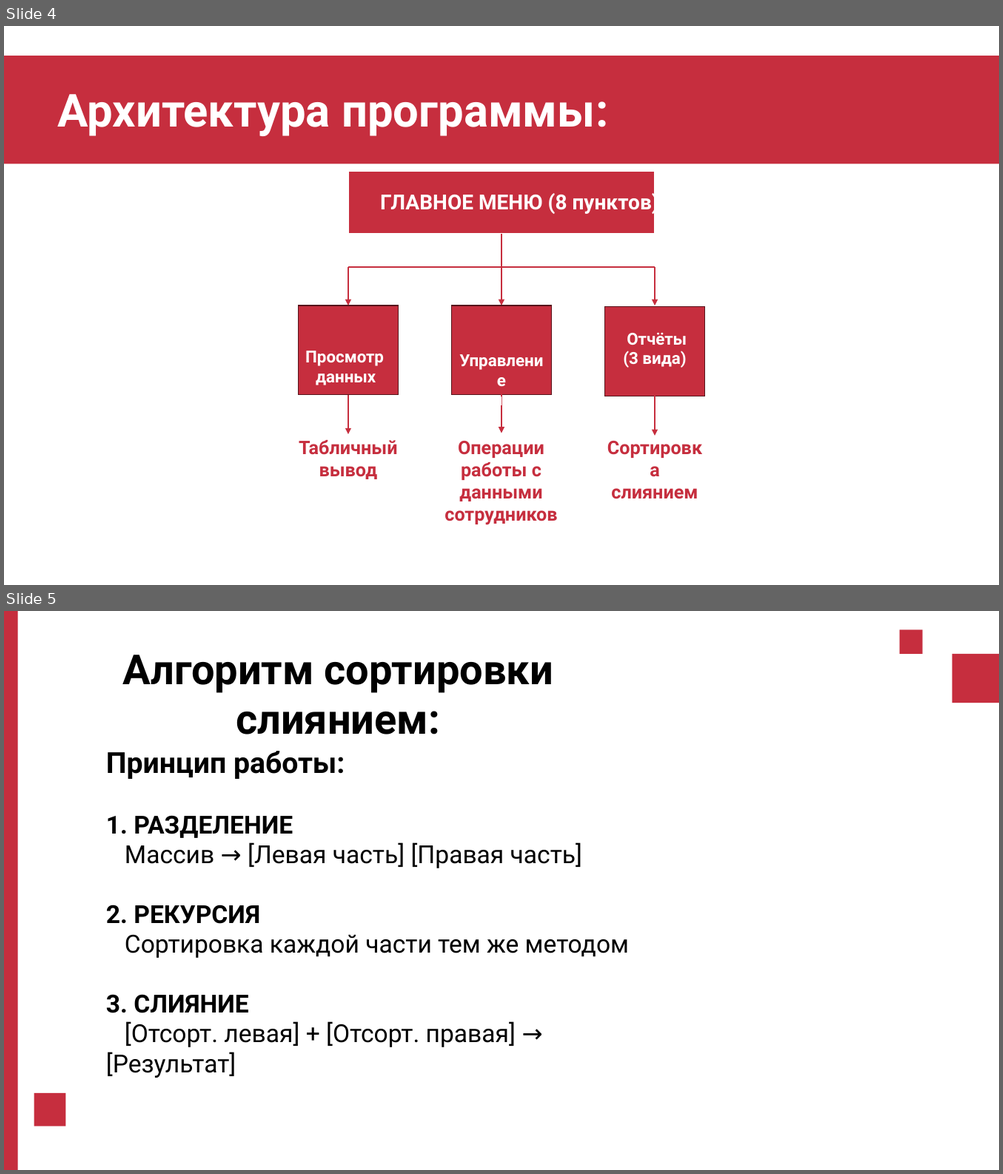
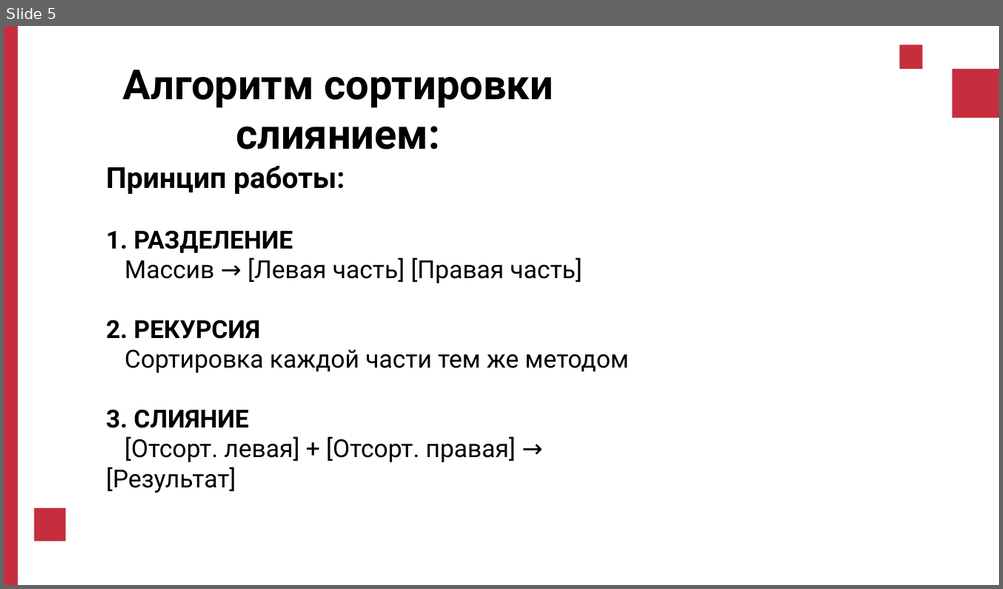
Before and after one commit to nashua43/Ychet_sotrudnikov, a slide deck: Презентация Витухина.pptx. Shown one above the other, each under a label of ours: slides 4 and 5 before the commit, slide 5 after it. The pictures are 1003x1174 and 1003x589 pixels, drawn with LibreOffice and Linux fonts; fonts in the diff are those of the drawing. Boxes give left, top, right and bottom in pixels: in the first picture for what was removed or moved away, otherwise in the second. Text is boxed around its words. In the diff, an @@ line names an element or a change of style, - is before the commit and + after.

```diff
--- a/Презентация Витухина.pptx
+++ b/Презентация Витухина.pptx
@@ slide 4 removed at [4, 26, 999, 585], background #FFFFFF @@
@@ rectangle removed at [4, 56, 999, 164] @@
@@ text removed at [58, 94, 609, 136] @@
-Архитектура программы:
@@ rectangle removed at [348, 172, 654, 234] @@
@@ text removed at [380, 190, 659, 215] @@
-ГЛАВНОЕ МЕНЮ (8 пунктов)
@@ line removed from (502, 234) to (502, 267) @@
@@ line removed from (348, 267) to (654, 267) @@
@@ arrow removed from (348, 267) to (348, 306) @@
@@ arrow removed from (502, 267) to (502, 306) @@
@@ arrow removed from (654, 267) to (654, 306) @@
@@ rectangle removed at [298, 306, 398, 395] @@
@@ rectangle removed at [452, 306, 552, 395] @@
@@ rectangle removed at [605, 307, 705, 397] @@
@@ text removed at [623, 332, 686, 368] @@
-Отчёты
-(3 вида)
@@ text removed at [305, 351, 384, 386] @@
-Просмотр
-данных
@@ arrow removed from (348, 395) to (348, 435) @@
@@ text removed at [464, 391, 538, 411] @@
-Управление
-данными
@@ arrow removed from (502, 394) to (502, 434) @@
@@ arrow removed from (654, 396) to (654, 437) @@
@@ text removed at [299, 440, 397, 480] @@
-Табличный
-вывод
@@ text removed at [444, 441, 557, 526] @@
-Операции работы с данными сотрудников
@@ text removed at [611, 488, 697, 500] @@
-Сортировка
-слиянием
```
Also in this commit, not shown: 2 slides changed, 2 slides added.
